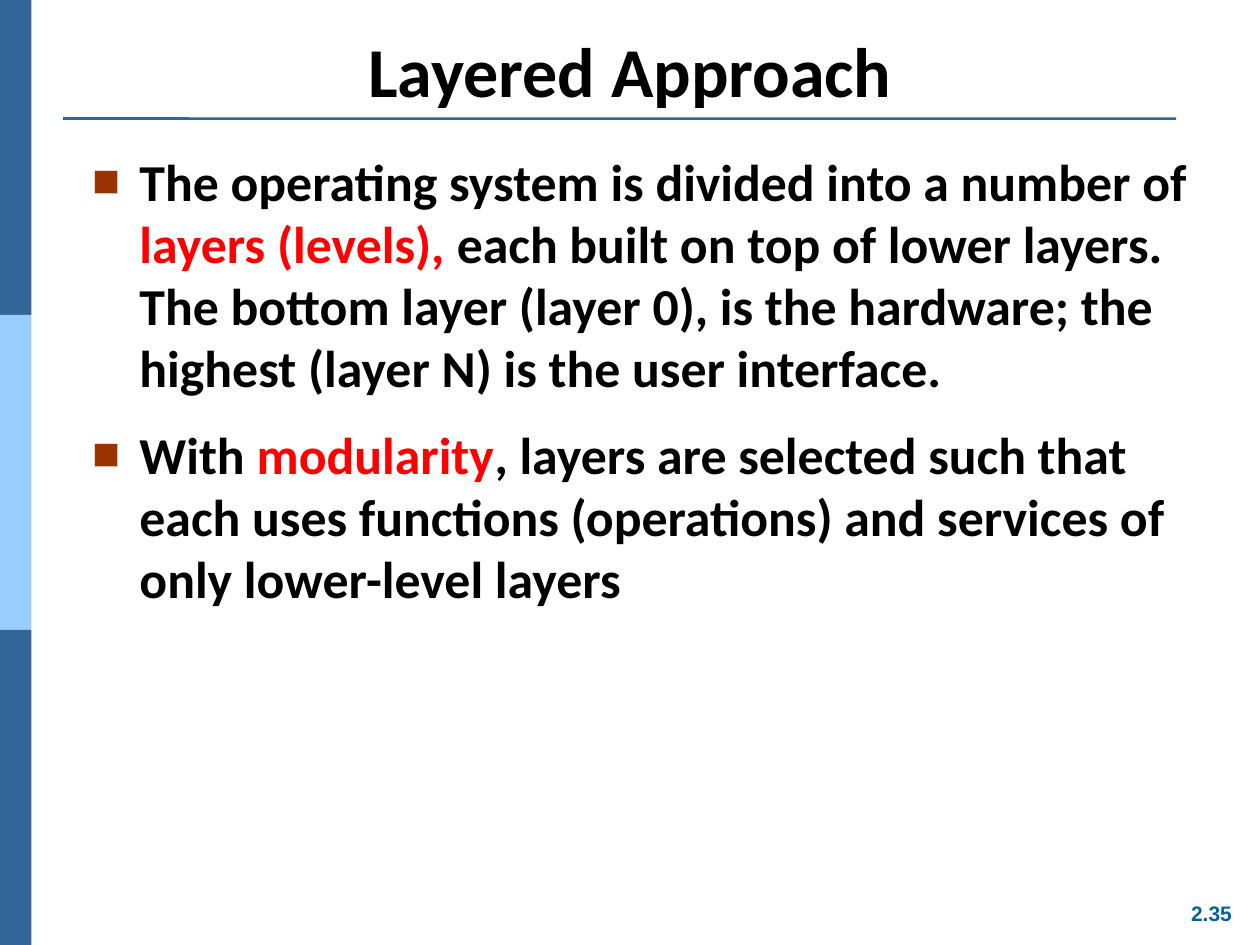
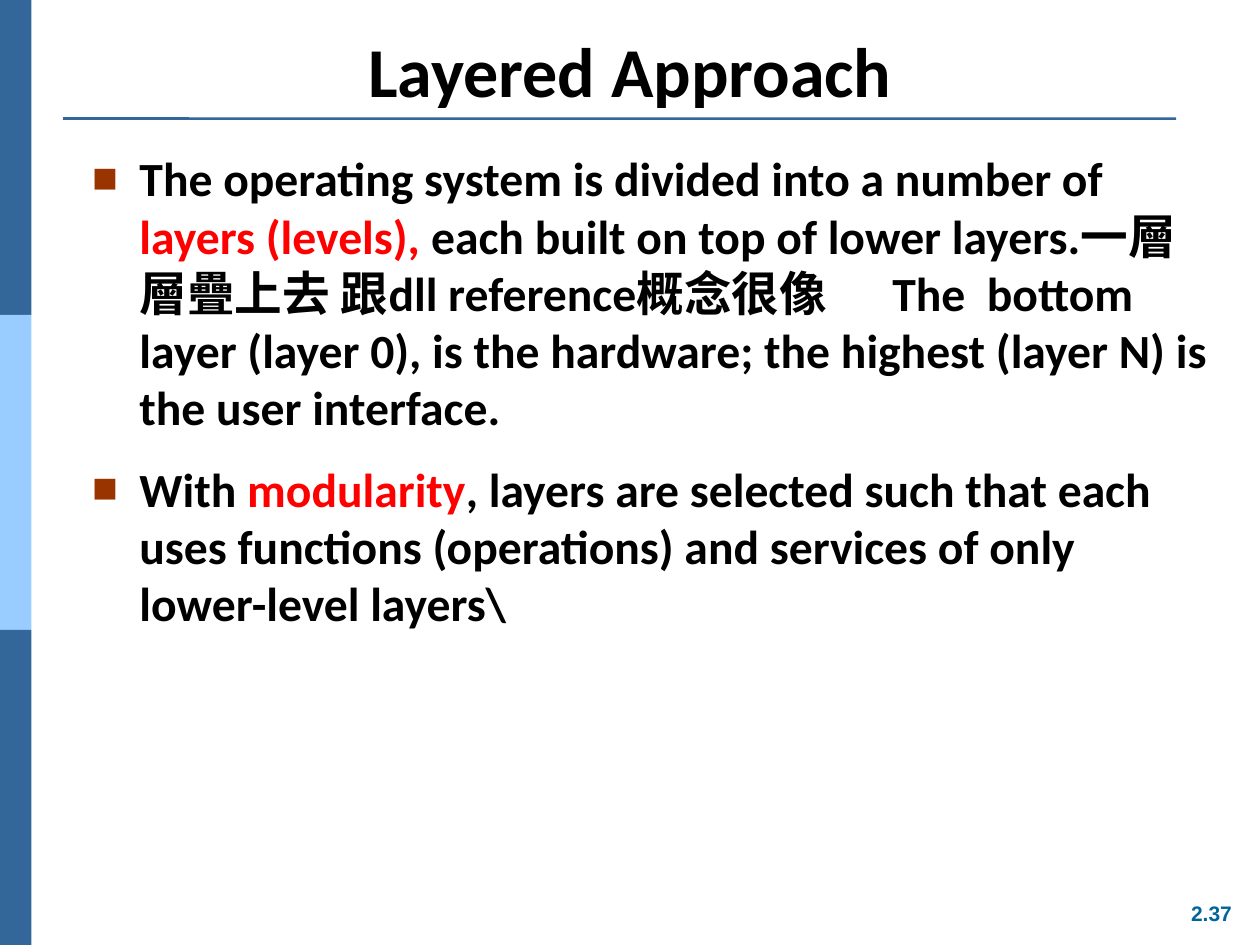
Before and after one commit to Yang09701194/OS_Learning, a slide deck: slide 37 of ch02.ppt (slide 35 before the commit). Drawn at 1260x945 pixels with LibreOffice and Linux fonts; fonts in the diff are those of the drawing. Boxes give left, top, right and bottom in pixels: in the first picture for what was removed or moved away, otherwise in the second. Text is boxed around its words. In the diff, an @@ line names an element or a change of style, - is before the commit and + after.

```diff
--- a/ch02.ppt
+++ b/ch02.ppt
@@ text at [139,162,1207,629]: text changed; size 29.6 to 27.2 pt @@
-■ The operating system is divided into a number of layers (levels), each built on top of lower layers. The bottom layer (layer 0), is the hardware; the highest (layer N) is the user interface.
-■ With modularity, layers are selected such that each uses functions (operations) and services of only lower-level layers
+■ The operating system is divided into a number of layers (levels), each built on top of lower layers.一層層疊上去 跟dll reference概念很像 The bottom layer (layer 0), is the hardware; the highest (layer N) is the user interface.
+■ With modularity, layers are selected such that each uses functions (operations) and services of only lower-level layers\
@@ page number at [1191,906,1232,922]: text changed @@
-2.35
+2.37
```
Also in this commit, not shown: 12 other slides changed, 2 slides added.
